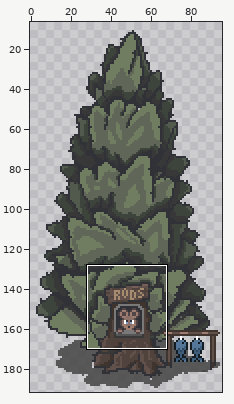
Edited in one commit: pixel-art file (Assets/Sprites/TreeStore.aseprite). Above, an overview of the earlier version with the close-up marked.
Close-up. Earlier state:
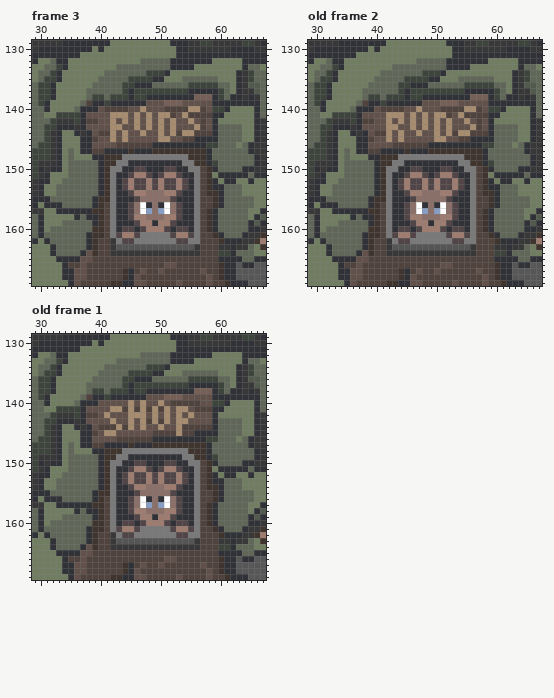
96x192 pixels, 5 frames. Colours within 5 levels of each other are drawn and written as one. Shown: frame 3: x 29..67, y 129..169; old frame 2: x 29..67, y 129..169; old frame 1: x 29..67, y 129..169. The wide view leaves out empty margins.
The result:
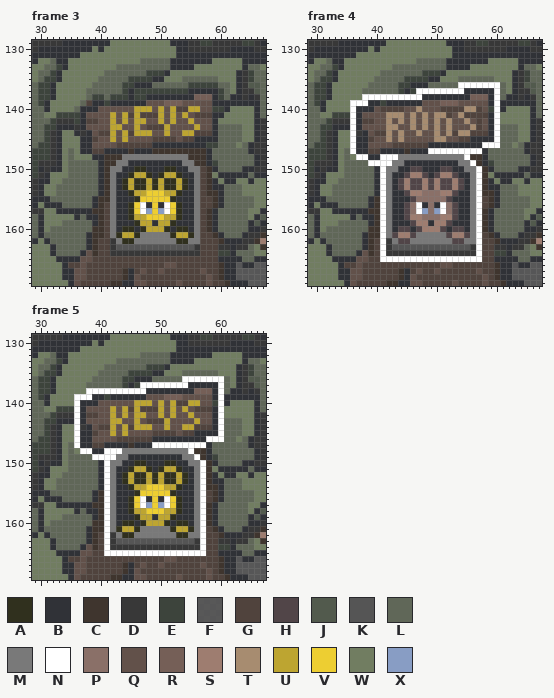
Palette (. is transparent): A #30301e  B #303237  C #3f352e  D #383838  E #3d443c  F #464646dd  G #50433d  H #514548  J #525a4d  K #555555  L #606758  M #797979  N #ffffff  P #8a7068  Q #62514a  R #755f57  S #9e7d70  T #a78c70  U #bda531  V #edce32  W #717d61  X #889dc4
A new or re-ordered frame is compared with the old frame closest to it.
The edit:
frames 5 -> 7
Changed rows in their new state; - is an unchanged pixel.
Frame 3, layer "Shop":
first column x 41:
140 QQQQ-UUU-UQU--UUQ
141 -UQUGUGGGUQU-UQ--
142 -U-U-UUQ-U-U--U-Q
143 -UU--U-GGGUQ---UQ
144 -U-UGUUU-QUQQUU--
145 -U-U----GGGG-----
first column x 43:
150 ---AA---AA---
151 --AUUA-AUUA--
152 -AUAAUAUAAUA-
153 -AUAAUAUAAUA-
154 --AUUVVVUUA--
155 ---AVVVVVA---
156 --AV--V--VA--
157 --AV--V--VA--
158 --AUUVVVUUA--
159 ---AUU-UUA---
160 -AA-AUUUA-AA-
161 AUUA-----AUUA
162 -AA-------AA-
Frame 4 is new; against old frame 2, layer "Shop":
first column x 36:
136 ------------------NNNNNNN
137 -----------NNNNNNNN-----N
138 --NNNNNNNNNN------------N
139 NNN---------------------N
140 N-----------------------N
141 N-----------------------N
142 N-----------------------N
143 N-----------------------N
144 N-----------------------N
145 N-----------------------N
146 N---------------------NNN
147 N------------NNNNNNNNN---
148 -NN--NNN-----------N-----
149 ---NNNN-------------N----
150 -----N---------------N---
151 -----N---------------N---
152 -----N---------------N---
153 -----N---------------N---
154 -----N---------------N---
155 -----N---------------N---
156 -----N---------------N---
157 -----N---------------N---
158 -----N---------------N---
159 -----N---------------N---
160 -----N---------------N---
161 -----N---------------N---
162 -----N---------------N---
163 -----N---------------N---
164 -----N---------------N---
165 -----NNNNNNNNNNNNNNNNN---
Frame 5 is new; against old frame 1, layer "Shop":
first column x 36:
136 ------------------NNNNNNN
137 -----------NNNNNNNN-----N
138 --NNNNNNNNNN------------N
139 NNN---------------------N
140 N--------QUUU-U-U--UU---N
141 N-----UQUGUG-GUQUQU-----N
142 N----QU-UQUU-QUQUQ-U----N
143 N-----UU-QUQ-G-U-QQ-U---N
144 N-----UQUGUUU-QU-QUU----N
145 N----QU-U--------Q------N
146 N---------------------NNN
147 N------------NNNNNNNNN---
148 -NN--NNN-----------N-----
149 ---NNNN-------------N----
150 -----N----AA---AA----N---
151 -----N---AUUA-AUUA---N---
152 -----N--AUAAUAUAAUA--N---
153 -----N--AUAAUAUAAUA--N---
154 -----N---AUUVVVUUA---N---
155 -----N----AVVVVVA----N---
156 -----N---AV--V--VA---N---
157 -----N---AV--V--VA---N---
158 -----N---AUUVVVUUA---N---
159 -----N----AUU-UUA----N---
160 -----N--AA-AUUUA-AA--N---
161 -----N-AUUA-----AUUA-N---
162 -----N--AA-------AA--N---
163 -----N---------------N---
164 -----N---------------N---
165 -----NNNNNNNNNNNNNNNNN---
Where, in picture pixels (left, top, right, bottom), the same in both close-ups:
changed: (104, 106, 206, 142)
changed: (116, 166, 194, 244)
changed: (350, 82, 500, 262)
changed: (74, 376, 224, 556)
